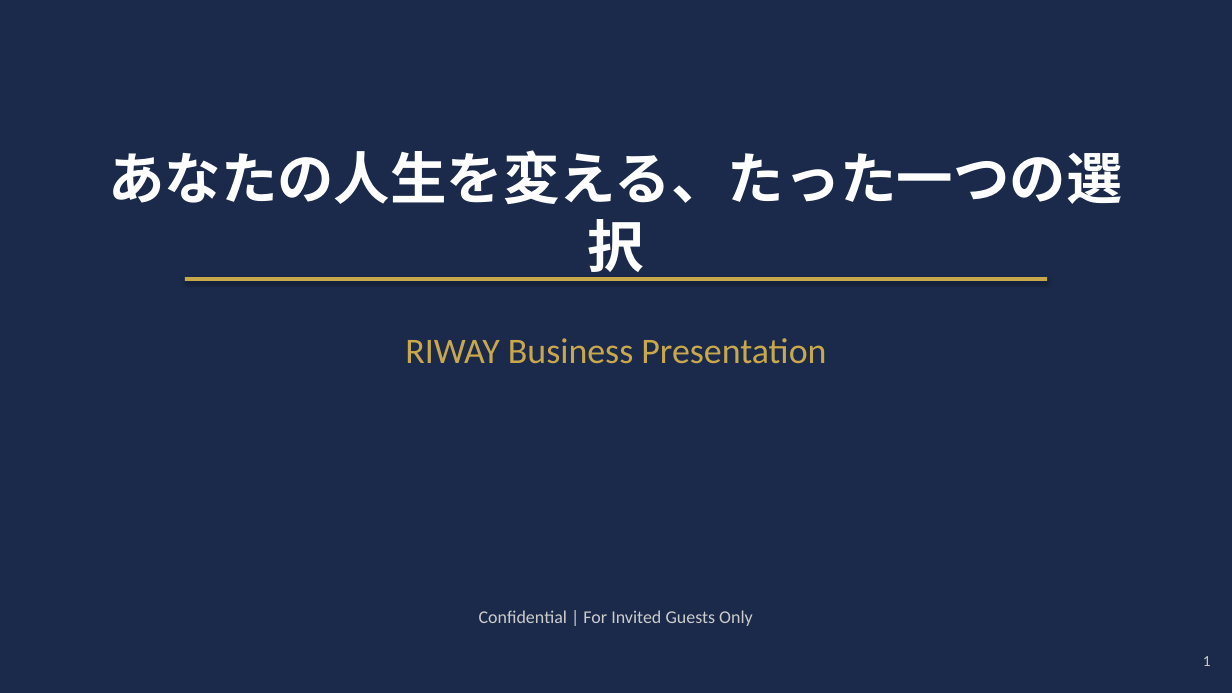
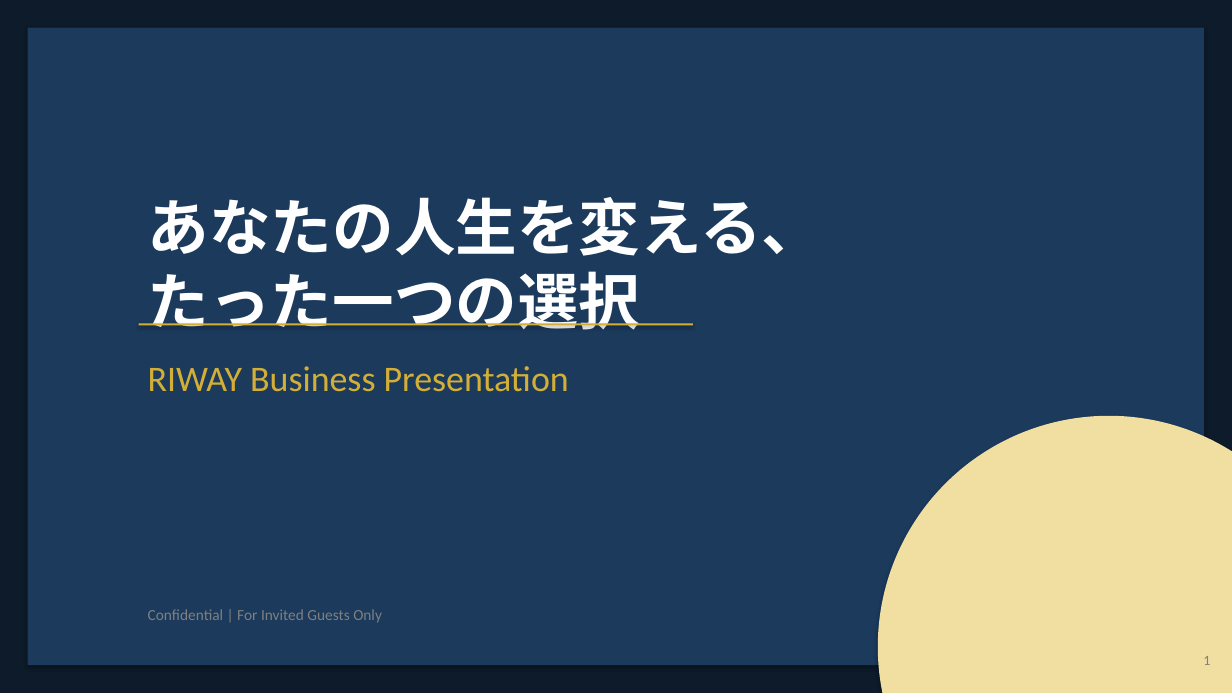
Before and after one commit to office-vonds/noyuto, a slide deck: slide 1 of RIWAY_Presentation.pptx. Drawn at 1232x693 pixels with LibreOffice and Linux fonts; fonts in the diff are those of the drawing. Boxes give left, top, right and bottom in pixels: in the first picture for what was removed or moved away, otherwise in the second. Text is boxed around its words. In the diff, an @@ line names an element or a change of style, - is before the commit and + after.

```diff
--- a/RIWAY_Presentation.pptx
+++ b/RIWAY_Presentation.pptx
@@ rectangle at (0, 0, 1232, 693): fill #1B2A4A to #0D1B2A @@
@@ rectangle: place and size @@
-rectangle at (185, 277, 1047, 281)
+rectangle at (28, 28, 1204, 665)
@@ rectangle at (28, 28, 1204, 665): fill #C9A84C to #1B3A5C @@
@@ text "あなたの人生を変える、たった一つの選択": place and size @@
-text "あなたの人生を変える、たった一つの選択" at (108, 150, 1123, 281)
+text "あなたの人生を変える、たった一つの選択" at (148, 197, 824, 330)
@@ text "あなたの人生を変える、たった一つの選択" at (148, 197, 824, 330): size 44 to 48 pt; alignment centre to left @@
@@ rectangle added at (139, 323, 693, 325), fill #D4AF37 @@
@@ text "RIWAY Business Presentation": place and size @@
-text "RIWAY Business Presentation" at (405, 338, 826, 364)
+text "RIWAY Business Presentation" at (148, 366, 569, 392)
@@ text "RIWAY Business Presentation" at (148, 366, 569, 392): text colour #C9A84C to #D4AF37; alignment centre to left @@
@@ ellipse added at (878, 416, 1232, 693), fill #F0DFA0 @@
@@ text "Confidential | For Invited Guests ...": place and size @@
-text "Confidential | For Invited Guests ..." at (479, 610, 753, 626)
+text "Confidential | For Invited Guests ..." at (148, 609, 382, 623)
@@ text "Confidential | For Invited Guests ..." at (148, 609, 382, 623): size 14 to 12 pt, text colour #CCCCCC to #808080; alignment centre to left @@
@@ text "1" at (1203, 656, 1210, 665): size 12 to 11 pt, text colour #CCCCCC to #808080 @@
```
Also in this commit, not shown: 19 other slides changed, 2 other files.
